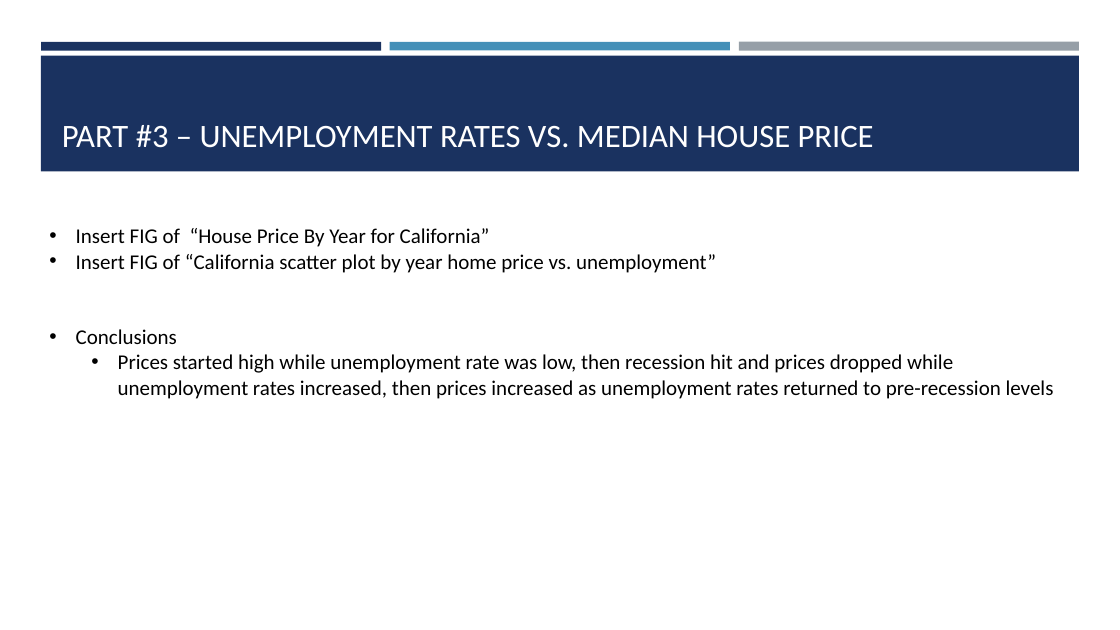
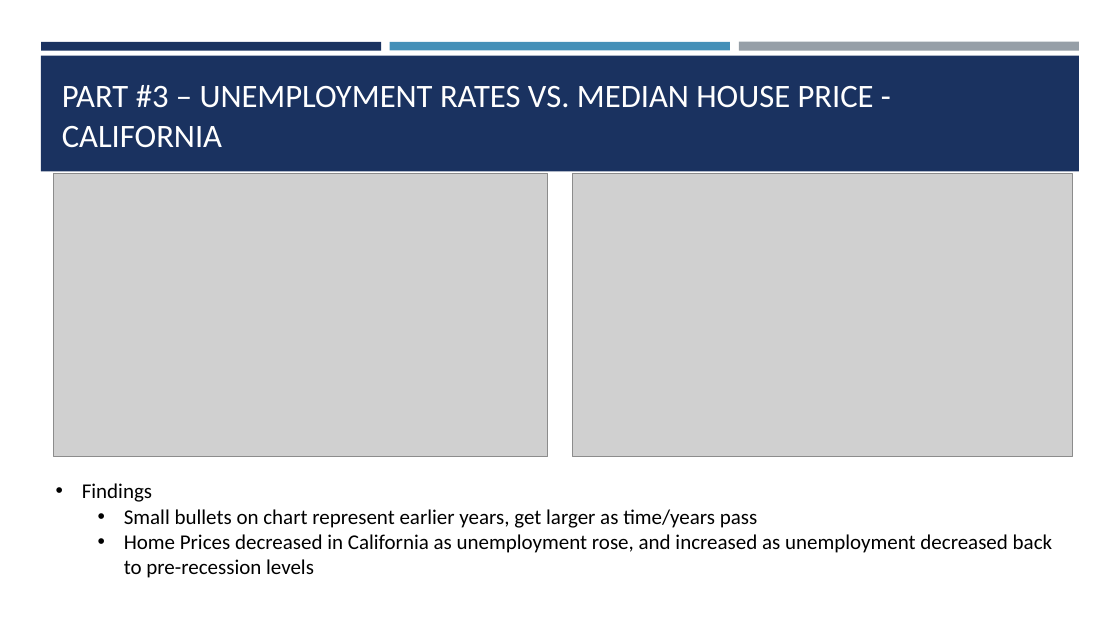
Before and after one commit to shawn-cavalieri/panic_at_the_desktop_project_1, a slide deck: slide 6 of Panic At The Desktop Project 1-.pptx. Drawn at 1120x630 pixels with LibreOffice and Linux fonts; fonts in the diff are those of the drawing; grey boxes stand for pictures. Boxes give left, top, right and bottom in pixels: in the first picture for what was removed or moved away, otherwise in the second. Text is boxed around its words. In the diff, an @@ line names an element or a change of style, - is before the commit and + after.

```diff
--- a/Panic At The Desktop Project 1-.pptx
+++ b/Panic At The Desktop Project 1-.pptx
@@ title at <box>62,85,874,148</box>: text changed @@
-PART #3 – UNEMPLOYMENT RATES VS. MEDIAN HOUSE PRICE
+PART #3 – UNEMPLOYMENT RATES VS. MEDIAN HOUSE PRICE - CALIFORNIA
@@ picture added at <box>54,173,549,456</box> @@
@@ picture added at <box>572,173,1073,456</box> @@
@@ text at <box>82,483,1053,578</box>: text changed @@
-• Insert FIG of “House Price By Year for California”
-• Insert FIG of “California scatter plot by year home price vs. unemployment”
-• Conclusions
-  • Prices started high while unemployment rate was low, then recession hit and prices dropped while unemployment rates increased, then prices increased as unemployment rates returned to pre-recession levels
+• Findings
+  • Small bullets on chart represent earlier years, get larger as time/years pass
+  • Home Prices decreased in California as unemployment rose, and increased as unemployment decreased back to pre-recession levels
```
Also in this commit, not shown: 8 other slides changed, 1 slide added, 1 slide removed.
